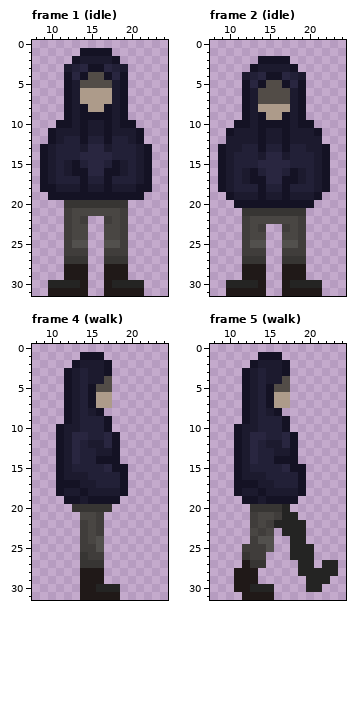
One commit to this pixel-art file: project/player/player_2d/art/man combined.aseprite. Above is the file before it was changed.
32x32 pixels, 8 frames. Colours within 5 levels of each other are drawn and written as one. Shown: frame 1 (idle): x 8..24, y 0..31; frame 2 (idle): x 8..24, y 0..31; frame 4 (walk): x 8..24, y 0..31; frame 5 (walk): x 8..24, y 0..31. The commit also changed other frames, which this record leaves out.
And afterwards:
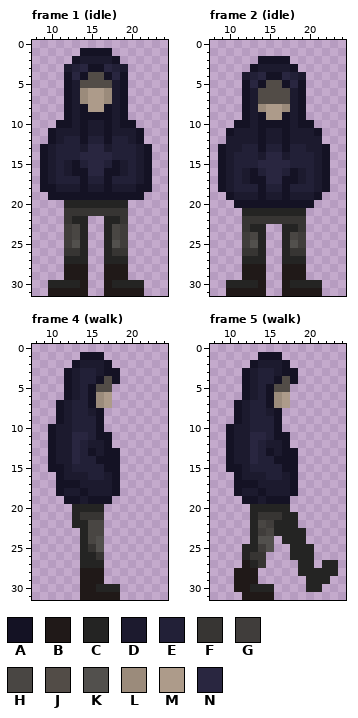
Palette (. is transparent): A #141224  B #201918  C #242423  D #1c1a2e  E #222037  F #373533  G #403d3b  H #494643  J #524c47  K #52504d  L #9b8b7b  M #ad9b8a  N #292640
What changed:
--- frame 1 (idle)
@@ x 12..19 @@
  5 ADJJJJDA
- 6 ADMMMMDA
- 7 ADMMMMDA
+ 6 ADLMMLDA
+ 7 ADLMMLDA
  8 ADAMMADA
@@ x 8..24 @@
 19 ..AAAAAAAAAAAA...
-20 ....FFFFFFFF.....
-21 ....GHHHHHHG.....
-22 ....GHG..GHG.....
-23 ....GHH..HHG.....
-24 ....GHH..HHG.....
-25 ....GKK..KKG.....
-26 ....GGG..GGG.....
-27 ....FFF..FFF.....
+20 ....CCCCCCCC.....
+21 ....FFFFFFFF.....
+22 ....FCC..CCF.....
+23 ....GHC..CHG.....
+24 ....GHC..CHG.....
+25 ....GKC..CKG.....
+26 ....FFC..CFF.....
+27 ....CCC..CCC.....
 28 ....BBB..BBB.....
--- frame 2 (idle)
@@ x 12..19 @@
  7 ADJJJJDA
- 8 ADMMMMDA
+ 8 ADLMMLDA
  9 ADAMMADA
@@ x 8..24 @@
 20 ...AAAAAAAAAA....
-21 ....FFFFFFFF.....
-22 ....GHHHHHHG.....
-23 ....GHG..GHG.....
-24 ....GHH..HHG.....
-25 ....GKK..KKG.....
-26 ....GGG..GGG.....
-27 ....FFF..FFF.....
+21 ....CCCCCCCC.....
+22 ....FFFFFFFF.....
+23 ....FCC..CCF.....
+24 ....GHC..CHG.....
+25 ....GKC..CKG.....
+26 ....FFC..CFF.....
+27 ....CCC..CCC.....
 28 ....BBB..BBB.....
--- frame 4 (walk)
@@ x 8..24 @@
  2 .....ADDDA.......
- 3 ....ADEDDA.......
- 4 ....ADEDDJ.......
+ 3 ....ADEEDAA......
+ 4 ....ADEEAJA......
  5 ....ADEAJJ.......
- 6 ....ADEAMM.......
- 7 ....ADEAMM.......
- 8 ....ADEDA........
- 9 ....ADEEEA.......
-10 ...ADDEEEA.......
-11 ...ADNNEENA......
-12 ...ADNEDDNA......
-13 ...ADNEEDDA......
-14 ...ADNEEAAA......
-15 ...ADEEEENAA.....
-16 ...ADDDEEEEA.....
-17 ...AAADDEEEA.....
-18 ...ADDADDDDA.....
-19 ....AADAAAA......
-20 .....FFFFF.......
-21 ......HHG........
-22 ......GHG........
-23 ......GHG........
-24 ......GHK........
-25 ......GGK........
-26 ......FGG........
-27 ......FFF........
+ 6 ....ADEALM.......
+ 7 ...ADEEALM.......
+ 8 ...ADEEDA........
+ 9 ...ADEEEA........
+10 ..ADDEEEA........
+11 ..ADDNNEAA.......
+12 ..ADDNEDDA.......
+13 ..ADDNEADAA......
+14 ..ADDNEEAAA......
+15 ..AADEEEEAA......
+16 ...ADDDEEDA......
+17 ...AAADDDDA......
+18 ...ADDADDDA......
+19 ....AADAAA.......
+20 .....CCCC........
+21 .....CFFF........
+22 .....CCHH........
+23 ......CHH........
+24 ......CHK........
+25 ......CFK........
+26 ......CCF........
+27 ......CCC........
 28 ......BBB........
--- frame 5 (walk)
@@ x 8..24 @@
  2 .....ADDDA.......
- 3 ....ADEDDA.......
- 4 ....ADEDDJ.......
+ 3 ....ADEEDAA......
+ 4 ....ADEEAJA......
  5 ....ADEAJJ.......
- 6 ....ADEAMM.......
- 7 ....ADEAMM.......
- 8 ....ADEDA........
- 9 ....ADEEEA.......
-10 ...ADDEEEA.......
-11 ...ADNNEENA......
-12 ...ADNEDDNA......
-13 ...ADNEEDDA......
-14 ...ADNEEAAA......
-15 ...ADEEEENAA.....
-16 ...ADDDEEEEA.....
-17 ...AAADDEEEA.....
-18 ...ADDADDDDA.....
-19 ....AADAAAA......
-20 .....FFFFC.......
-21 .....GHHGCC......
-22 .....GHGCCCC.....
-23 .....HGH.CCC.....
-24 .....GKK..CC.....
-25 ....GGGK..CCC....
-26 ....FGG...CCC....
-27 ....BFF....CC.CC.
+ 6 ....ADEALM.......
+ 7 ...ADEEALM.......
+ 8 ...ADEEDA........
+ 9 ...ADEEEA........
+10 ..ADDEEEA........
+11 ..ADDNNEAA.......
+12 ..ADDNEDDA.......
+13 ..ADDNEADAA......
+14 ..ADDNEEAAA......
+15 ..AADEEEEAA......
+16 ...ADDDEEDA......
+17 ...AAADDDDA......
+18 ...ADDADDDA......
+19 ....AADAAA.......
+20 .....CCCCC.......
+21 .....CFFFCC......
+22 .....CHGCCC......
+23 .....CGHCCCC.....
+24 .....CKK.CCC.....
+25 ....CCGK..CCC....
+26 ....CFF...CCC....
+27 ....BCF....CC.CC.
 28 ...BBB.....CCCCC.
